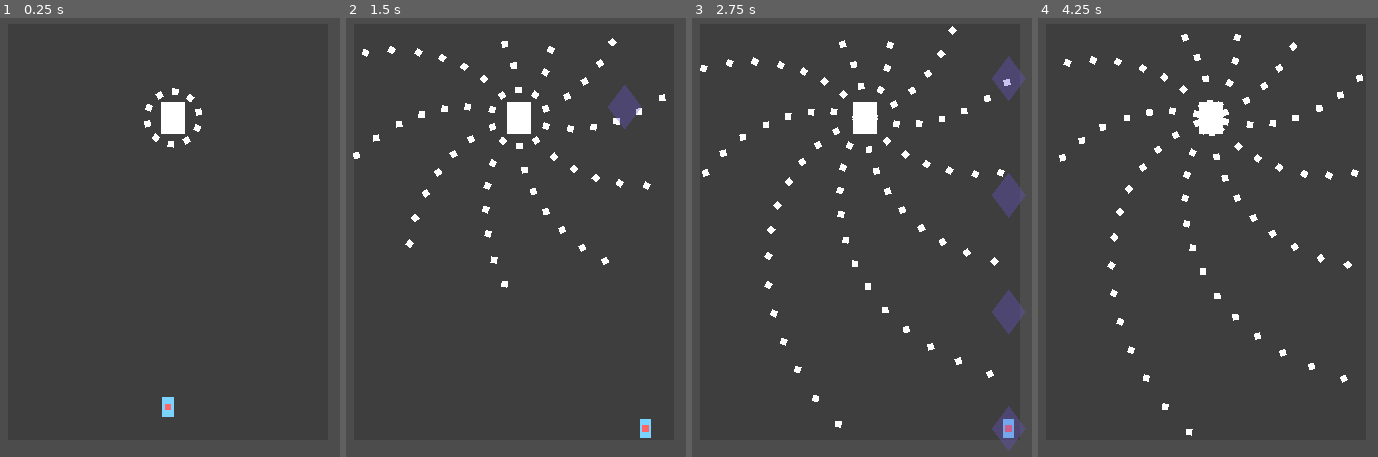
Above: before the commit, frames 1-4 (left to right).
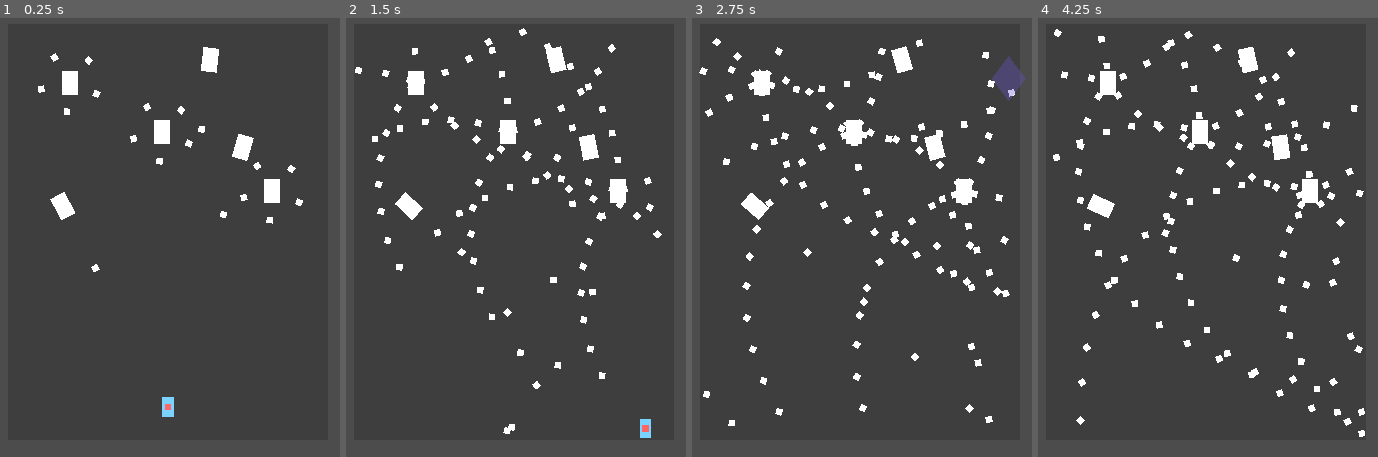
Above: after the commit, the same moments.

Repository: Platqr/shmup_v2_godot
Game: Godot game, scene res://Scenes/MainScene.tscn
Two runs of this game, one before a commit and one after it. Both use one fixed random seed, a clock stepped at 60 frames per second and the inputs below. Sound files missing from this copy of the repository are replaced by a short silence.
Inputs:
- Up to frame 1 (0.25 s): no input
- Up to frame 2 (1.5 s): hold Right (move_right) 0.53-1.28 s; hold Z (shoot) 0.53-1.28 s; hold Down (move_down) from 1.28 s (still down); tap Shift (focus) at 1.35 s
- Up to frame 3 (2.75 s): tap Z (shoot) at 1.55 s; release Down (move_down) at 2.03 s; hold Right (move_right) from 2.03 s (still down); hold Z (shoot) from 2.03 s (still down)
- Up to frame 4 (4.25 s): release Right (move_right) at 2.78 s; release Z (shoot) at 2.78 s; hold Up (move_up) 2.78-3.53 s; tap Z (shoot) at 2.85, 3.8 s; hold Left (move_left) from 3.53 s (still down); hold Shift (focus) from 3.53 s (still down)

The runs differ from the first frame. In frame 1, 2.5% of the frame differs, in the area x 11-90%, y 6-58%; in frame 2, 5.8%; in frame 3, 7.8%, in the area x 2-99%, y 1-99%; in frame 4, 6.6%.

Commit message:
added music and sound effects

Diff:
--- a/Scenes/Enemy.tscn
+++ b/Scenes/Enemy.tscn
@@ -1,21 +1,28 @@
-[gd_scene load_steps=4 format=2]
+[gd_scene load_steps=5 format=2]
 
 [ext_resource path="res://Sprites/blankTile.png" type="Texture" id=1]
 [ext_resource path="res://Scripts/Enemy.gd" type="Script" id=2]
+[ext_resource path="res://Sound/edead.wav" type="AudioStream" id=3]
 
 [sub_resource type="RectangleShape2D" id=1]
 extents = Vector2( 24, 32 )
 
-[node name="Enemy" type="Area2D"]
+[node name="Enemy" type="Area2D" groups=[
+"enemy",
+]]
 script = ExtResource( 2 )
 __meta__ = {
 "_edit_group_": true
 }
 
 [node name="EnemySprite" type="Sprite" parent="."]
-scale = Vector2( 0.75, 1 )
+scale = Vector2( 0.5, 0.75 )
 texture = ExtResource( 1 )
 
 [node name="CollisionShape2D" type="CollisionShape2D" parent="."]
 visible = false
 shape = SubResource( 1 )
+
+[node name="DeadSfx" type="AudioStreamPlayer" parent="."]
+stream = ExtResource( 3 )
+volume_db = -8.0
--- a/Scenes/EnemyB.tscn
+++ b/Scenes/EnemyB.tscn
@@ -1,12 +1,15 @@
-[gd_scene load_steps=4 format=2]
+[gd_scene load_steps=5 format=2]
 
 [ext_resource path="res://Sprites/blankTile.png" type="Texture" id=1]
 [ext_resource path="res://Scripts/EnemyB.gd" type="Script" id=2]
+[ext_resource path="res://Sound/edead.wav" type="AudioStream" id=3]
 
 [sub_resource type="RectangleShape2D" id=1]
 extents = Vector2( 24, 16 )
 
-[node name="EnemyB" type="Area2D"]
+[node name="EnemyB" type="Area2D" groups=[
+"enemy",
+]]
 script = ExtResource( 2 )
 __meta__ = {
 "_edit_group_": true
@@ -19,3 +22,7 @@
 [node name="CollisionShape2D" type="CollisionShape2D" parent="."]
 visible = false
 shape = SubResource( 1 )
+
+[node name="DeadSfx" type="AudioStreamPlayer" parent="."]
+stream = ExtResource( 3 )
+volume_db = -8.0
--- a/Scenes/EnemyBullet.tscn
+++ b/Scenes/EnemyBullet.tscn
@@ -6,13 +6,14 @@
 [sub_resource type="CircleShape2D" id=1]
 radius = 6.5
 
-[node name="EnemyBullet" type="Area2D"]
+[node name="EnemyBullet" type="Area2D" groups=[
+"eBullet",
+]]
 self_modulate = Color( 1, 1, 1, 0.623529 )
 script = ExtResource( 1 )
 __meta__ = {
 "_edit_group_": true
 }
-b_speed = 225
 
 [node name="BulletSprite" type="Sprite" parent="."]
 scale = Vector2( 0.2, 0.2 )
--- a/Scenes/EnemyBulletB.tscn
+++ b/Scenes/EnemyBulletB.tscn
@@ -6,7 +6,9 @@
 [sub_resource type="CircleShape2D" id=1]
 radius = 6.5
 
-[node name="EnemyBulletB" type="Area2D"]
+[node name="EnemyBulletB" type="Area2D" groups=[
+"eBullet",
+]]
 self_modulate = Color( 1, 1, 1, 0.623529 )
 script = ExtResource( 1 )
 __meta__ = {
--- a/Scenes/MainScene.tscn
+++ b/Scenes/MainScene.tscn
@@ -1,14 +1,31 @@
-[gd_scene load_steps=7 format=2]
+[gd_scene load_steps=9 format=2]
 
 [ext_resource path="res://Scenes/Player.tscn" type="PackedScene" id=1]
 [ext_resource path="res://Sprites/Bg2.png" type="Texture" id=2]
 [ext_resource path="res://Sprites/blankTile.png" type="Texture" id=3]
-[ext_resource path="res://Sprites/Bg.jpg" type="Texture" id=4]
+[ext_resource path="res://Sound/27(loop).wav" type="AudioStream" id=4]
+[ext_resource path="res://Sound/27(intro).wav" type="AudioStream" id=5]
 [ext_resource path="res://Scenes/Enemy.tscn" type="PackedScene" id=6]
 [ext_resource path="res://Scripts/MainScene.gd" type="Script" id=7]
+[ext_resource path="res://Scenes/EnemyB.tscn" type="PackedScene" id=8]
 
 [node name="MainScene" type="Node2D"]
 script = ExtResource( 7 )
+__meta__ = {
+"_edit_lock_": true
+}
+
+[node name="MusicIntro" type="AudioStreamPlayer" parent="."]
+stream = ExtResource( 5 )
+
+[node name="MusicLoop" type="AudioStreamPlayer" parent="."]
+stream = ExtResource( 4 )
+
+[node name="Background" type="Sprite" parent="."]
+visible = false
+position = Vector2( 807.453, 456.755 )
+scale = Vector2( 0.805821, 0.805821 )
+texture = ExtResource( 2 )
 __meta__ = {
 "_edit_lock_": true
 }
@@ -17,28 +34,7 @@
 self_modulate = Color( 0.247059, 0.247059, 0.247059, 1 )
 position = Vector2( 500, 450 )
 scale = Vector2( 10, 13 )
-z_index = -3
 texture = ExtResource( 3 )
-__meta__ = {
-"_edit_lock_": true
-}
-
-[node name="Background" type="Sprite" parent="."]
-visible = false
-position = Vector2( 807.453, 456.755 )
-scale = Vector2( 0.805821, 0.805821 )
-z_index = -5
-texture = ExtResource( 2 )
-__meta__ = {
-"_edit_lock_": true
-}
-
-[node name="Background2" type="Sprite" parent="."]
-visible = false
-position = Vector2( 808.42, 449.572 )
-scale = Vector2( 0.944307, 0.944307 )
-z_index = -4
-texture = ExtResource( 4 )
 __meta__ = {
 "_edit_lock_": true
 }
@@ -49,6 +45,28 @@
 focus_speed = 150
 
 [node name="Enemy" parent="." instance=ExtResource( 6 )]
-position = Vector2( 510.228, 221.818 )
+position = Vector2( 488.205, 250.334 )
 hit_points = 5
-num_b_threads = 10
+num_b_threads = 5
+
+[node name="Enemy2" parent="." instance=ExtResource( 6 )]
+position = Vector2( 303.208, 151.108 )
+hit_points = 5
+num_b_threads = 5
+
+[node name="Enemy3" parent="." instance=ExtResource( 6 )]
+position = Vector2( 708.52, 368.059 )
+hit_points = 5
+num_b_threads = 5
+
+[node name="EnemyB" parent="." instance=ExtResource( 8 )]
+position = Vector2( 289.754, 398.331 )
+hit_points = 5
+
+[node name="EnemyB2" parent="." instance=ExtResource( 8 )]
+position = Vector2( 649.657, 280.606 )
+hit_points = 5
+
+[node name="EnemyB3" parent="." instance=ExtResource( 8 )]
+position = Vector2( 584.067, 105.7 )
+hit_points = 5
--- a/Scenes/Player.tscn
+++ b/Scenes/Player.tscn
@@ -1,11 +1,15 @@
-[gd_scene load_steps=4 format=2]
+[gd_scene load_steps=6 format=2]
 
 [ext_resource path="res://Scripts/Player.gd" type="Script" id=1]
 [ext_resource path="res://Sprites/blankTile.png" type="Texture" id=2]
+[ext_resource path="res://Sound/plst00.wav" type="AudioStream" id=3]
+[ext_resource path="res://Sound/pdead.wav" type="AudioStream" id=4]
 
 [sub_resource type="CircleShape2D" id=1]
 
-[node name="Player" type="Area2D"]
+[node name="Player" type="Area2D" groups=[
+"player",
+]]
 scale = Vector2( 0.7, 0.7 )
 script = ExtResource( 1 )
 __meta__ = {
@@ -26,3 +30,11 @@
 
 [node name="Collider" type="CollisionShape2D" parent="."]
 shape = SubResource( 1 )
+
+[node name="PlayerShSfx" type="AudioStreamPlayer" parent="."]
+stream = ExtResource( 3 )
+volume_db = -8.0
+
+[node name="PlayerDeadSfx" type="AudioStreamPlayer" parent="."]
+stream = ExtResource( 4 )
+volume_db = -8.0
--- a/Scenes/PlayerBullet.tscn
+++ b/Scenes/PlayerBullet.tscn
@@ -6,7 +6,9 @@
 [sub_resource type="RectangleShape2D" id=1]
 extents = Vector2( 32, 32 )
 
-[node name="PlayerBullet" type="Area2D"]
+[node name="PlayerBullet" type="Area2D" groups=[
+"pBullet",
+]]
 scale = Vector2( 0.75, 1 )
 script = ExtResource( 2 )
 __meta__ = {
--- a/Scripts/Enemy.gd
+++ b/Scripts/Enemy.gd
@@ -4,6 +4,7 @@
 var rot_sum = 0
 var dist_beet_b
 var new_bullet
+var shootOn = false
 export var hit_points = 10
 export var fire_rate = .2
 export var rot_speed = 5
@@ -11,15 +12,17 @@
 
 
 func _ready():
-	set_meta("type", "enemy")
 	if num_b_threads >= 1:
 		dist_beet_b = 360 / num_b_threads
 		new_bullet = load("res://Scenes/EnemyBullet.tscn")
 	else: num_b_threads = 0
+# warning-ignore:return_value_discarded
 	connect("area_entered", self, "_on_Enemy_area_entered")
 
+	shootOn=true
+
 func _process(_delta):
-	shoot()
+	if shootOn: shoot()
 
 
 func shoot():
@@ -47,11 +50,19 @@
 func get_time():
 	return OS.get_ticks_msec() / 1000.0
 
-func Damage():
+func damage():
 	hit_points = hit_points -1
 	if hit_points <= 0:
-		queue_free()
+		die()
+
+func die():
+	$CollisionShape2D.set_deferred("disabled", true)
+	hide()
+	shootOn = false
+	$DeadSfx.play()
+	yield($DeadSfx,"finished")
+	queue_free()
 
 func _on_Enemy_area_entered(area):
-	if area.get_meta("type") == "player_bullet":
-		Damage()
+	if area.is_in_group("pBullet"):
+		damage()
--- a/Scripts/EnemyB.gd
+++ b/Scripts/EnemyB.gd
@@ -3,21 +3,23 @@
 var fire_time = 0.0
 var player_node
 var new_bullet
+var shootOn = false
 export var hit_points = 10
-export var follow = false
+export var follow = true
 export var fire_rate = .25
 
 
 func _ready():
-	set_meta("type", "enemy")
 # warning-ignore:return_value_discarded
 	connect("area_entered", self, "_on_EnemyB_area_entered")
 	new_bullet = load("res://Scenes/EnemyBulletB.tscn")
 	if follow: player_node = get_node("../Player")
 
+	shootOn = true
+
 func _process(_delta):
 	if player_node && follow: look_at(player_node.position)
-	shoot()
+	if shootOn: shoot()
 
 
 func shoot():
@@ -38,9 +40,16 @@
 func Damage():
 	hit_points = hit_points -1
 	if hit_points <= 0:
-		queue_free()
+		die()
 
+func die():
+	$CollisionShape2D.set_deferred("disabled", true)
+	hide()
+	shootOn = false
+	$DeadSfx.play()
+	yield($DeadSfx,"finished")
+	queue_free()
 
 func _on_EnemyB_area_entered(area):
-	if area.get_meta("type") == "player_bullet":
+	if area.is_in_group("pBullet"):
 		Damage()
--- a/Scripts/EnemyBullet.gd
+++ b/Scripts/EnemyBullet.gd
@@ -2,8 +2,6 @@
 
 var b_speed = 250
 
-func _ready():
-	set_meta("type", "enemy_bullet")
 
 func _process(delta):
 	position += Vector2(0,1).rotated(rotation) * b_speed * delta
--- a/Scripts/EnemyBulletB.gd
+++ b/Scripts/EnemyBulletB.gd
@@ -2,8 +2,6 @@
 
 var b_speed = 600
 
-func _ready():
-	set_meta("type", "enemy_bullet")
 
 func _process(delta):
 	position += Vector2(0,1).rotated(rotation) * b_speed * delta
--- a/Scripts/MainScene.gd
+++ b/Scripts/MainScene.gd
@@ -1,8 +1,10 @@
 extends Node2D
 
+func _ready():
+	$MusicIntro.play()
+	yield($MusicIntro, "finished")
+	$MusicLoop.play()
 
 func _process(_delta):
-	if Input.is_action_just_pressed("exit"):
-		get_tree().quit()
 	if Input.is_action_just_pressed("restart"):
 		get_tree().reload_current_scene()
--- a/Scripts/Player.gd
+++ b/Scripts/Player.gd
@@ -2,13 +2,13 @@
 
 var fire_time = 0.0
 var new_p_bullet
+var canShoot = true
 export var fire_rate = .15
 export var move_speed = 350
 export var focus_speed = 150
 
 
 func _ready():
-	set_meta("type", "player")
 # warning-ignore:return_value_discarded
 	connect("area_entered", self, "_on_Player_area_entered")
 	new_p_bullet = load("res://Scenes/PlayerBullet.tscn")
@@ -26,8 +26,11 @@
 		velocity.y +=1
 	if Input.is_action_pressed("focus"):
 		m_speed = focus_speed
-	if Input.is_action_pressed("shoot"):
+	if Input.is_action_pressed("shoot") && canShoot:
 		Shoot_pb()
+		if $PlayerShSfx.is_playing() == false: $PlayerShSfx.play()
+	else:
+		$PlayerShSfx.stop()
 
 	position += velocity * delta * m_speed
 	position.x = clamp(position.x, 202.5, 797.5)
@@ -49,5 +52,8 @@
 
 
 func _on_Player_area_entered(area):
-	if area.get_meta("type") == "enemy" || area.get_meta("type") == "enemy_bullet":
-		queue_free()
+	if area.is_in_group("enemy") || area.is_in_group("eBullet"):
+		$Collider.set_deferred("disabled", true)
+		canShoot = false
+		$PlayerDeadSfx.play()
+		hide()
--- a/Scripts/PlayerBullet.gd
+++ b/Scripts/PlayerBullet.gd
@@ -4,7 +4,6 @@
 
 func _ready():
 	connect("area_entered", self, "_on_PlayerBullet_area_entered")
-	set_meta("type", "player_bullet")
 
 func _process(delta):
 	position += Vector2(0,-1) * bp_speed * delta
@@ -14,5 +13,5 @@
 
 
 func _on_PlayerBullet_area_entered(area):
-	if area.get_meta("type") == "enemy":
+	if area.is_in_group("enemy"):
 		queue_free()
Not shown, added: Sound/27(intro).wav.import
Not shown, added: Sound/27(loop).wav.import
Not shown, added: Sound/edead.wav.import
Not shown, added: Sound/pdead.wav.import
Not shown, added: Sound/plst00.wav.import
Not shown, added: Sound/27(intro).wav
Not shown, added: Sound/27(loop).wav
Not shown, added: Sound/edead.wav
Not shown, added: Sound/pdead.wav
Not shown, added: Sound/plst00.wav
